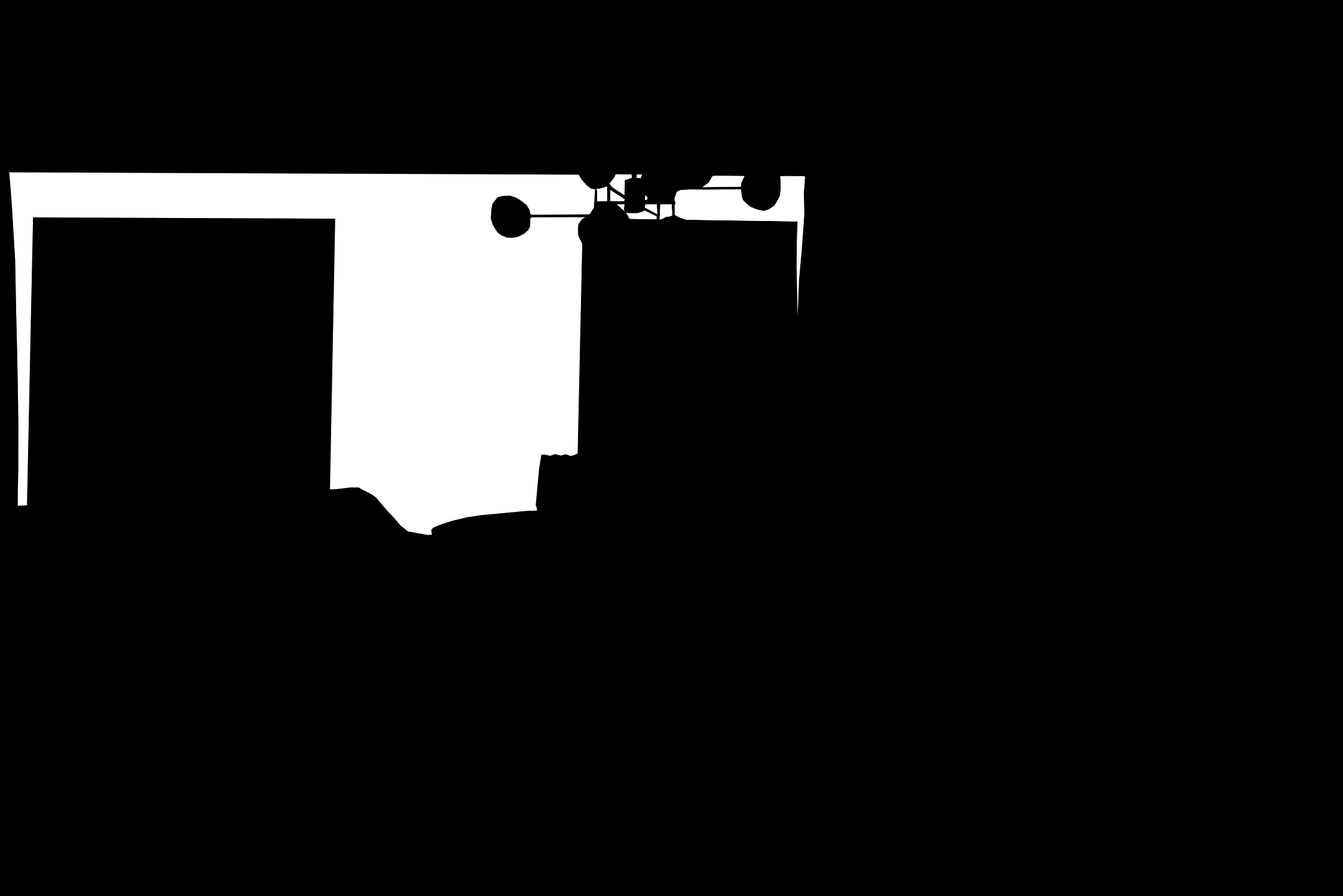
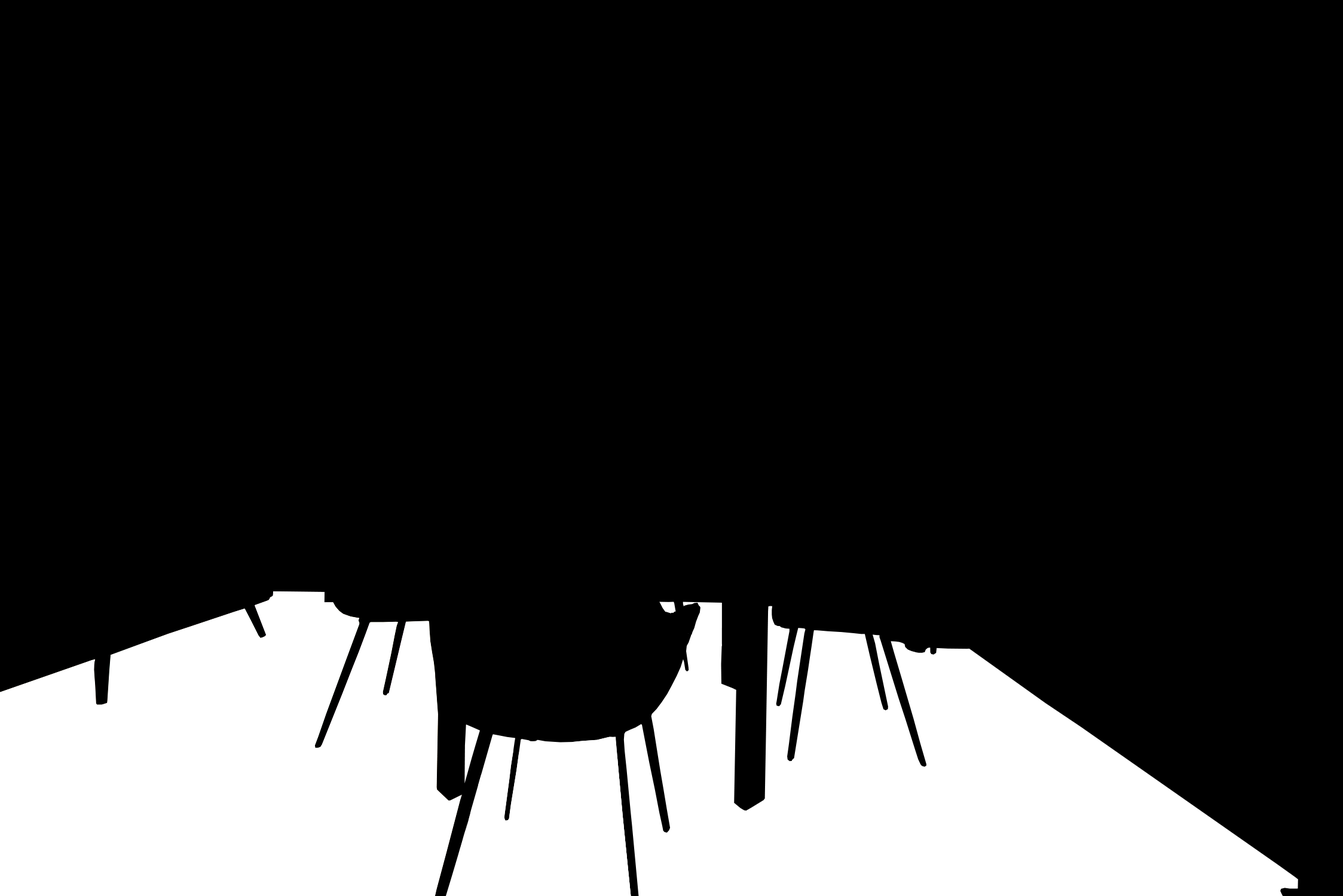
The second (1343, 896) image is a revision of the first. Changes to its layers:
added layer "mask_3" above "mask_2" over [0, 172, 1298, 896]
renamed "mask_o" to "mask_0", hid it over [0, 172, 1298, 896]
